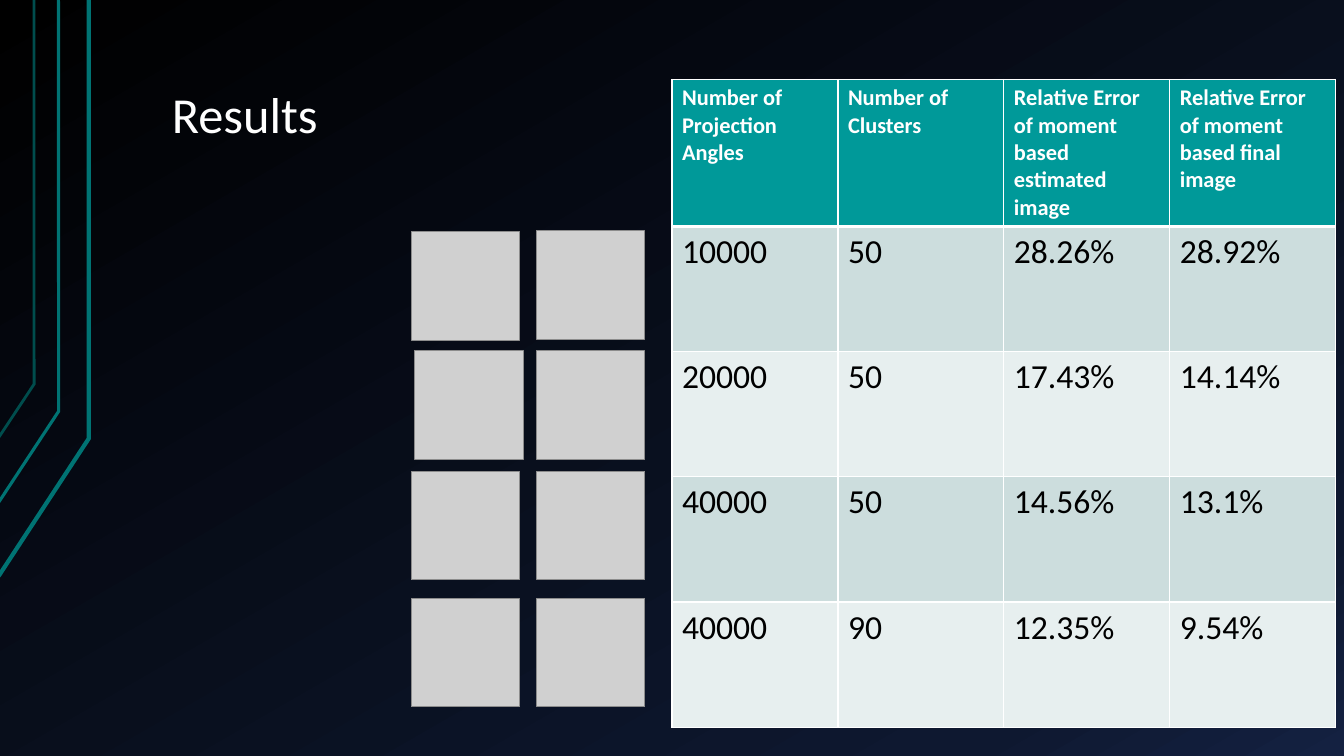
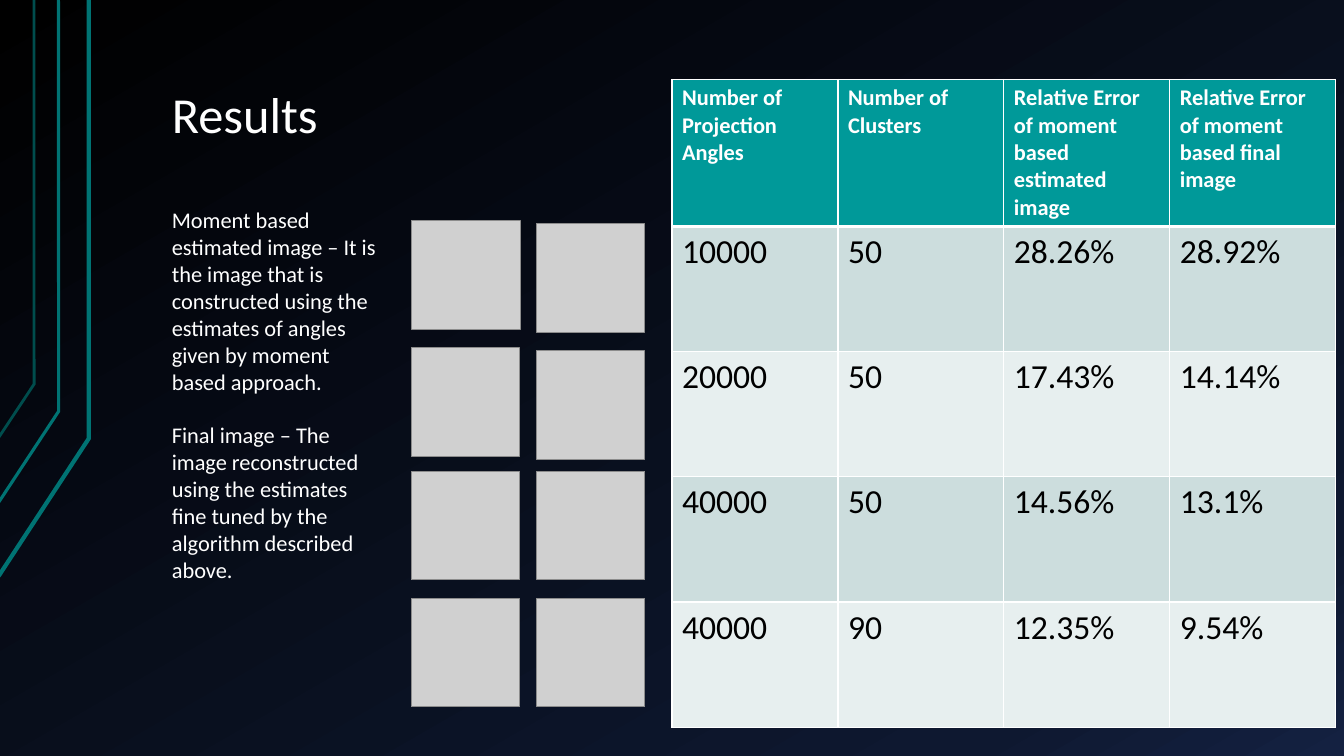
Before and after one commit to arunabh98/Noise-and-Outlier-Resistant-Tomographic-Reconstruction-under-Unknown-Viewing-Parameters, a slide deck: slide 15 of results/RnD Presentation.pptx (slide 12 before the commit). Drawn at 1344x756 pixels with LibreOffice and Linux fonts; fonts in the diff are those of the drawing; grey boxes stand for pictures. Boxes give left, top, right and bottom in pixels: in the first picture for what was removed or moved away, otherwise in the second. Text is boxed around its words. In the diff, an @@ line names an element or a change of style, - is before the commit and + after.

```diff
--- a/results/RnD Presentation.pptx
+++ b/results/RnD Presentation.pptx
@@ text added at (172, 212, 376, 578), 16 pt, text #FFFFFF @@
+Moment based estimated image – It is the image that is constructed using the estimates of angles given by moment based approach.
+Final image – The image reconstructed using the estimates fine tuned by the algorithm described above.
@@ picture: place and size @@
-picture at (414, 351, 522, 459)
+picture at (411, 221, 519, 329)
@@ picture: place and size @@
-picture at (536, 231, 644, 339)
+picture at (536, 224, 644, 332)
@@ picture: place and size @@
-picture at (411, 232, 520, 341)
+picture at (411, 348, 520, 457)
```
Also in this commit, not shown: 8 other slides changed, 9 slides added, 1 slide removed, 11 other files.
